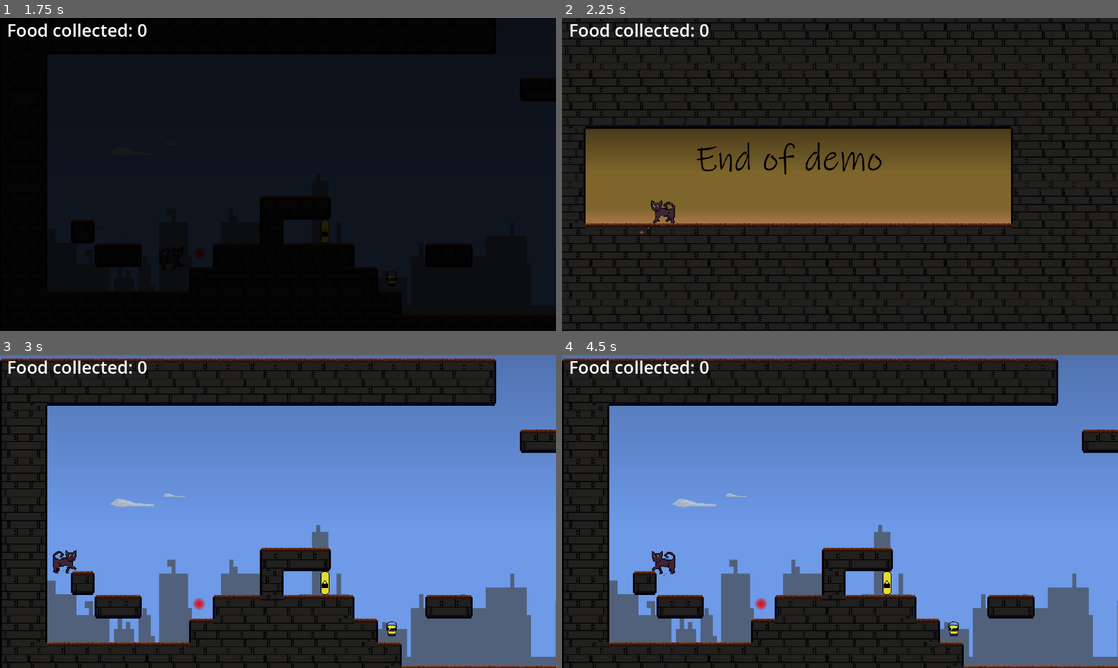
Above: before the commit, frames 1-4 (two rows, left to right).
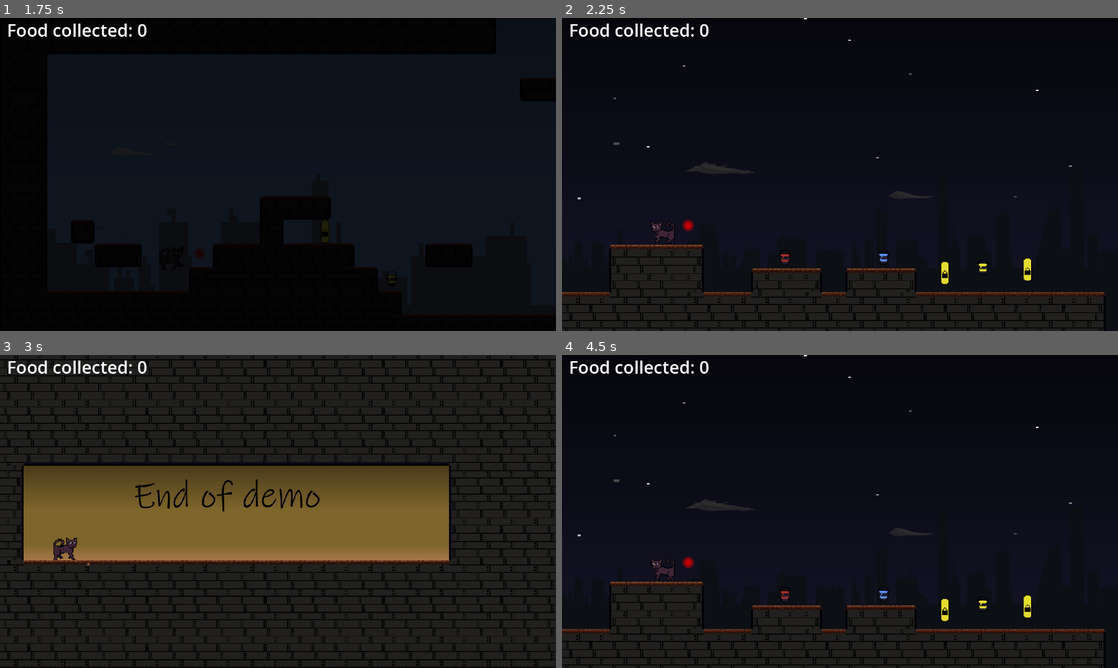
Above: after the commit, the same moments.

Repository: GillianZech/color-cat
Game: Godot game, scene res://Scenes/scene_controller.tscn
Same seed, same stepped clock (60 frames per second), same inputs: the game is played once before the commit and once after it.
Inputs:
- Up to frame 1 (1.75 s): tap Enter at 0.5 s; hold D (move_right) from 0.53 s (still down); tap Alt (dev) at 0.6, 1.35 s; tap W (move_up) at 0.77, 1.52 s
- Up to frame 2 (2.25 s): release D (move_right) at 2.03 s; hold A (move_left) from 2.03 s (still down); tap Alt (dev) at 2.1 s
- Up to frame 3 (3 s): release A (move_left) at 2.78 s; hold D (move_right) from 2.78 s (still down); tap Alt (dev) at 2.85 s
- Up to frame 4 (4.5 s): tap W (move_up) at 3.02, 3.77 s; tap Alt (dev) at 3.6, 4.35 s; release D (move_right) at 4.28 s; hold A (move_left) from 4.28 s (still down)

Frame 1 is identical in both runs. In frame 2, 39% of the frame differs, in the area x 0-100%, y 0-100%; in frame 3, 75%; in frame 4, 79%.

Commit message:
Tried automating the lasers but failed

Diff:
--- a/color_cat/Code/CharacterBody2D.gd
+++ b/color_cat/Code/CharacterBody2D.gd
@@ -17,6 +17,7 @@
 @onready var JUMP_AUDIO = $JumpAudio
 @onready var WALK_AUDIO = $WalkAudio
 @onready var CURRENT_LASER = 0
+@onready var LASER_COUNT
 
 #@export var DOORS_PARENT: Node2D
 #@onready var DOORS_PARENT: Node2D
@@ -38,6 +39,7 @@
 	if get_parent().get_node("EndArea"):
 		get_parent().get_node("EndArea").visible = false
 	CURRENT_LASER = 0
+	LASER_COUNT = 0
 	FOOD_COUNT = 0
 	get_parent().get_parent().get_node("HUD").update_score(FOOD_COUNT, false)
 
@@ -61,6 +63,7 @@
 		LASERS = get_parent().get_node("Lasers").get_children()
 		for laser in LASERS:
 			laser.visible = false
+			LASER_COUNT+=1 # won't change throughout the level but will be different by level
 		get_parent().get_node("Lasers").get_child(0).visible = true
 	else:
 		LASERS = []
--- a/color_cat/Scenes/Laser.gd
+++ b/color_cat/Scenes/Laser.gd
@@ -1,7 +1,5 @@
 extends Area2D
 @onready var LASER_SPRITE = $LaserSprite
-
-
 
 # Called when the node enters the scene tree for the first time.
 func _ready():
@@ -18,10 +16,9 @@
 	if visible:
 		$AudioStreamPlayer2D.play()
 		$AnimationPlayer.play("move") # will be invisible at end of animation
-		#visible = false
+		#_move(body)
 		set_collision_layer_value(6, 0)
 		set_collision_mask_value(1, 0)
-		# wait for a 0.5 second timer somehow
 		var timer : Timer = Timer.new()
 		add_child(timer)
 		timer.wait_time = 0.55
@@ -35,9 +32,29 @@
 			#body.CURRENT_LASER += 1
 			#body.get_parent().get_node("Lasers").get_child(body.CURRENT_LASER).visible = true
 
+@onready var cat = self.get_parent().get_parent().get_node("Cat")
 func _on_timer_timeout():
-	if get_parent().get_parent().get_node("Cat").CURRENT_LASER >= 3:
+	if cat.CURRENT_LASER >= cat.LASER_COUNT - 1:
 		get_parent().get_parent().get_node("EndArea").visible = true
 	else:
-		get_parent().get_parent().get_node("Cat").CURRENT_LASER += 1
-		get_parent().get_child(get_parent().get_parent().get_node("Cat").CURRENT_LASER).visible = true
+		cat.CURRENT_LASER += 1
+		get_parent().get_child(cat.CURRENT_LASER).visible = true
+
+#func _move(cat):
+	#var animPlayer = AnimationPlayer.new()
+	#add_child(animPlayer)
+	#var lib : AnimationLibrary = AnimationLibrary.new()
+	#var next = Animation.new()
+	#lib.add_animation("next", next)
+	#animPlayer.add_animation_library("lib", lib)
+	#
+	#
+	#next.add_track(0)
+	#next.length = 0.55
+	#var path = String(self.get_path()) + ":position"
+	#next.track_set_path(0, path)
+	#next.track_insert_key(0, 0.0, 1)
+	#next.track_insert_key(0, 100.0, 3)
+	#next.track_insert_key(0, 200.0, 5)
+	#next.track_insert_key(0, 300.0, 7)
+	#animPlayer.play("next")
--- a/color_cat/Scenes/Level2.tscn
+++ b/color_cat/Scenes/Level2.tscn
@@ -1464,7 +1464,7 @@
 
 [node name="EndArea" parent="." instance=ExtResource("10_hxe7t")]
 position = Vector2(1314, -351)
-NEXT_LEVEL = "Level4"
+NEXT_LEVEL = "Level3"
 
 [node name="Lasers" type="Node2D" parent="."]
 z_index = 3
--- a/color_cat/Scenes/Level3.tscn
+++ b/color_cat/Scenes/Level3.tscn
@@ -23,6 +23,7 @@
 [ext_resource type="AudioStream" uid="uid://b5y1fgkb5iplb" path="res://Sounds/weramp.ogg" id="18_is7o5"]
 [ext_resource type="Texture2D" uid="uid://dgeucs74gx5il" path="res://Assets/background/SCS_Clouds_Nighttime_03.png" id="20_hpbw4"]
 [ext_resource type="Texture2D" uid="uid://b4rsfcyk15aif" path="res://Assets/background/SCS_Clouds_Nighttime_02.png" id="21_gx0y6"]
+[ext_resource type="AudioStream" uid="uid://c0lpt3ae8jucd" path="res://Sounds/laser.ogg" id="24_qfr1a"]
 
 [sub_resource type="TileSetAtlasSource" id="TileSetAtlasSource_mpuo8"]
 texture = ExtResource("1_8v8o4")
@@ -337,7 +338,95 @@
 "speed": 5.0
 }]
 
-[sub_resource type="CircleShape2D" id="CircleShape2D_kym63"]
+[sub_resource type="RectangleShape2D" id="RectangleShape2D_7egkx"]
+size = Vector2(20, 61)
+
+[sub_resource type="AtlasTexture" id="AtlasTexture_fm8pv"]
+atlas = ExtResource("10_iiikw")
+region = Rect2(0, 32, 32, 32)
+
+[sub_resource type="AtlasTexture" id="AtlasTexture_fewpu"]
+atlas = ExtResource("10_iiikw")
+region = Rect2(0, 0, 32, 32)
+
+[sub_resource type="AtlasTexture" id="AtlasTexture_6l84v"]
+atlas = ExtResource("10_iiikw")
+region = Rect2(32, 0, 32, 32)
+
+[sub_resource type="SpriteFrames" id="SpriteFrames_rv3x1"]
+animations = [{
+"frames": [{
+"duration": 1.0,
+"texture": SubResource("AtlasTexture_fm8pv")
+}],
+"loop": true,
+"name": &"idle",
+"speed": 5.0
+}, {
+"frames": [{
+"duration": 1.0,
+"texture": SubResource("AtlasTexture_fewpu")
+}, {
+"duration": 1.0,
+"texture": SubResource("AtlasTexture_6l84v")
+}],
+"loop": false,
+"name": &"unlock",
+"speed": 5.0
+}]
+
+[sub_resource type="AtlasTexture" id="AtlasTexture_ohh4f"]
+atlas = ExtResource("11_7j707")
+region = Rect2(0, 32, 32, 32)
+
+[sub_resource type="AtlasTexture" id="AtlasTexture_sfaqb"]
+atlas = ExtResource("11_7j707")
+region = Rect2(0, 0, 32, 32)
+
+[sub_resource type="AtlasTexture" id="AtlasTexture_yoj3e"]
+atlas = ExtResource("11_7j707")
+region = Rect2(32, 0, 32, 32)
+
+[sub_resource type="AtlasTexture" id="AtlasTexture_5txti"]
+atlas = ExtResource("11_7j707")
+region = Rect2(64, 0, 32, 32)
+
+[sub_resource type="AtlasTexture" id="AtlasTexture_ublc7"]
+atlas = ExtResource("11_7j707")
+region = Rect2(96, 0, 32, 32)
+
+[sub_resource type="SpriteFrames" id="SpriteFrames_kpvmu"]
+animations = [{
+"frames": [{
+"duration": 1.0,
+"texture": SubResource("AtlasTexture_ohh4f")
+}],
+"loop": true,
+"name": &"idle",
+"speed": 5.0
+}, {
+"frames": [{
+"duration": 1.0,
+"texture": SubResource("AtlasTexture_sfaqb")
+}, {
+"duration": 1.0,
+"texture": SubResource("AtlasTexture_yoj3e")
+}, {
+"duration": 1.0,
+"texture": SubResource("AtlasTexture_5txti")
+}, {
+"duration": 1.0,
+"texture": SubResource("AtlasTexture_ublc7")
+}],
+"loop": false,
+"name": &"lock",
+"speed": 5.0
+}]
+
+[sub_resource type="RectangleShape2D" id="RectangleShape2D_6kv2k"]
+size = Vector2(443.766, 162.5)
+
+[sub_resource type="CircleShape2D" id="CircleShape2D_urnup"]
 radius = 13.0384
 
 [sub_resource type="AtlasTexture" id="AtlasTexture_umd7g"]
@@ -471,92 +560,7 @@
 "collect": SubResource("Animation_mylwv")
 }
 
-[sub_resource type="RectangleShape2D" id="RectangleShape2D_7egkx"]
-size = Vector2(20, 61)
-
-[sub_resource type="AtlasTexture" id="AtlasTexture_fm8pv"]
-atlas = ExtResource("10_iiikw")
-region = Rect2(0, 32, 32, 32)
-
-[sub_resource type="AtlasTexture" id="AtlasTexture_fewpu"]
-atlas = ExtResource("10_iiikw")
-region = Rect2(0, 0, 32, 32)
-
-[sub_resource type="AtlasTexture" id="AtlasTexture_6l84v"]
-atlas = ExtResource("10_iiikw")
-region = Rect2(32, 0, 32, 32)
-
-[sub_resource type="SpriteFrames" id="SpriteFrames_rv3x1"]
-animations = [{
-"frames": [{
-"duration": 1.0,
-"texture": SubResource("AtlasTexture_fm8pv")
-}],
-"loop": true,
-"name": &"idle",
-"speed": 5.0
-}, {
-"frames": [{
-"duration": 1.0,
-"texture": SubResource("AtlasTexture_fewpu")
-}, {
-"duration": 1.0,
-"texture": SubResource("AtlasTexture_6l84v")
-}],
-"loop": false,
-"name": &"unlock",
-"speed": 5.0
-}]
-
-[sub_resource type="AtlasTexture" id="AtlasTexture_ohh4f"]
-atlas = ExtResource("11_7j707")
-region = Rect2(0, 32, 32, 32)
-
-[sub_resource type="AtlasTexture" id="AtlasTexture_sfaqb"]
-atlas = ExtResource("11_7j707")
-region = Rect2(0, 0, 32, 32)
-
-[sub_resource type="AtlasTexture" id="AtlasTexture_yoj3e"]
-atlas = ExtResource("11_7j707")
-region = Rect2(32, 0, 32, 32)
-
-[sub_resource type="AtlasTexture" id="AtlasTexture_5txti"]
-atlas = ExtResource("11_7j707")
-region = Rect2(64, 0, 32, 32)
-
-[sub_resource type="AtlasTexture" id="AtlasTexture_ublc7"]
-atlas = ExtResource("11_7j707")
-region = Rect2(96, 0, 32, 32)
-
-[sub_resource type="SpriteFrames" id="SpriteFrames_kpvmu"]
-animations = [{
-"frames": [{
-"duration": 1.0,
-"texture": SubResource("AtlasTexture_ohh4f")
-}],
-"loop": true,
-"name": &"idle",
-"speed": 5.0
-}, {
-"frames": [{
-"duration": 1.0,
-"texture": SubResource("AtlasTexture_sfaqb")
-}, {
-"duration": 1.0,
-"texture": SubResource("AtlasTexture_yoj3e")
-}, {
-"duration": 1.0,
-"texture": SubResource("AtlasTexture_5txti")
-}, {
-"duration": 1.0,
-"texture": SubResource("AtlasTexture_ublc7")
-}],
-"loop": false,
-"name": &"lock",
-"speed": 5.0
-}]
-
-[sub_resource type="CircleShape2D" id="CircleShape2D_x1vt5"]
+[sub_resource type="CircleShape2D" id="CircleShape2D_nb41u"]
 radius = 11.0
 
 [sub_resource type="AtlasTexture" id="AtlasTexture_jrswt"]
@@ -630,9 +634,6 @@
 "speed": 10.0
 }]
 
-[sub_resource type="RectangleShape2D" id="RectangleShape2D_6kv2k"]
-size = Vector2(443.766, 162.5)
-
 [node name="Level3" type="Node2D"]
 
 [node name="ScsBackgroundNighttime01" type="Sprite2D" parent="."]
@@ -669,147 +670,65 @@
 [node name="Cat" parent="." instance=ExtResource("2_i2ybn")]
 position = Vector2(225, 165)
 
-[node name="PaintBucket" type="Area2D" parent="."]
-position = Vector2(604, 289)
-scale = Vector2(0.672262, 0.813744)
+[node name="Buckets" type="Node2D" parent="."]
+position = Vector2(342, 205)
+scale = Vector2(1.5, 1.5)
+
+[node name="PaintBucket" type="Area2D" parent="Buckets"]
+position = Vector2(174.667, 56)
+scale = Vector2(0.448175, 0.542496)
 collision_layer = 4
 script = ExtResource("5_k8fq5")
 
-[node name="CollisionShape2D" type="CollisionShape2D" parent="PaintBucket"]
+[node name="CollisionShape2D" type="CollisionShape2D" parent="Buckets/PaintBucket"]
 shape = SubResource("CircleShape2D_hgufp")
 
-[node name="BucketSprite" type="AnimatedSprite2D" parent="PaintBucket"]
+[node name="BucketSprite" type="AnimatedSprite2D" parent="Buckets/PaintBucket"]
 scale = Vector2(2, 1.8)
 sprite_frames = SubResource("SpriteFrames_7l5dr")
 animation = &"idle"
 
-[node name="BucketSplashAudio" type="AudioStreamPlayer2D" parent="PaintBucket"]
+[node name="BucketSplashAudio" type="AudioStreamPlayer2D" parent="Buckets/PaintBucket"]
 stream = ExtResource("7_8tosj")
 
-[node name="PaintBucket2" type="Area2D" parent="."]
-position = Vector2(871, 288)
-scale = Vector2(0.47, 0.645)
+[node name="PaintBucket2" type="Area2D" parent="Buckets"]
+position = Vector2(352.667, 55.3333)
+scale = Vector2(0.313333, 0.43)
 collision_layer = 4
 script = ExtResource("5_k8fq5")
 COLOR = "Blue"
 
-[node name="CollisionShape2D" type="CollisionShape2D" parent="PaintBucket2"]
+[node name="CollisionShape2D" type="CollisionShape2D" parent="Buckets/PaintBucket2"]
 position = Vector2(0.000171661, 3.8743e-07)
 scale = Vector2(1, 0.877517)
 shape = SubResource("CircleShape2D_8u6su")
 
-[node name="BucketSprite" type="AnimatedSprite2D" parent="PaintBucket2"]
+[node name="BucketSprite" type="AnimatedSprite2D" parent="Buckets/PaintBucket2"]
 position = Vector2(0.000108898, 1.84774e-05)
 scale = Vector2(2.851, 2.28222)
 sprite_frames = SubResource("SpriteFrames_jefux")
 animation = &"idle"
 
-[node name="BucketSplashAudio" type="AudioStreamPlayer2D" parent="PaintBucket2"]
+[node name="BucketSplashAudio" type="AudioStreamPlayer2D" parent="Buckets/PaintBucket2"]
 stream = ExtResource("7_8tosj")
 
-[node name="PaintBucket3" type="Area2D" parent="."]
-position = Vector2(1140, 315)
-scale = Vector2(0.672262, 0.813744)
+[node name="PaintBucket3" type="Area2D" parent="Buckets"]
+position = Vector2(532, 73.3333)
+scale = Vector2(0.448175, 0.542496)
 collision_layer = 4
 script = ExtResource("5_k8fq5")
 COLOR = "Yellow"
 
-[node name="CollisionShape2D" type="CollisionShape2D" parent="PaintBucket3"]
+[node name="CollisionShape2D" type="CollisionShape2D" parent="Buckets/PaintBucket3"]
 shape = SubResource("CircleShape2D_hgufp")
 
-[node name="BucketSprite" type="AnimatedSprite2D" parent="PaintBucket3"]
+[node name="BucketSprite" type="AnimatedSprite2D" parent="Buckets/PaintBucket3"]
 scale = Vector2(2, 1.8)
 sprite_frames = SubResource("SpriteFrames_31c2n")
 animation = &"idle"
 
-[node name="BucketSplashAudio" type="AudioStreamPlayer2D" parent="PaintBucket3"]
+[node name="BucketSplashAudio" type="AudioStreamPlayer2D" parent="Buckets/PaintBucket3"]
 stream = ExtResource("7_8tosj")
-
-[node name="Food" type="Node2D" parent="."]
-
-[node name="Can" type="Area2D" parent="Food" groups=["food"]]
-position = Vector2(802, 144)
-collision_layer = 8
-script = ExtResource("3_yt2no")
-
-[node name="CollisionShape2D" type="CollisionShape2D" parent="Food/Can"]
-shape = SubResource("CircleShape2D_kym63")
-debug_color = Color(0.960784, 1, 0.054902, 0.47451)
-
-[node name="FoodSprite" type="AnimatedSprite2D" parent="Food/Can"]
-sprite_frames = SubResource("SpriteFrames_kb2x5")
-animation = &"idle"
-
-[node name="AnimationPlayer" type="AnimationPlayer" parent="Food/Can"]
-libraries = {
-"": SubResource("AnimationLibrary_a0npr")
-}
-
-[node name="CollectSound" type="AudioStreamPlayer2D" parent="Food/Can"]
-stream = ExtResource("14_kmpra")
-
-[node name="Can2" type="Area2D" parent="Food" groups=["food"]]
-position = Vector2(806, 291)
-collision_layer = 8
-script = ExtResource("3_yt2no")
-
-[node name="CollisionShape2D" type="CollisionShape2D" parent="Food/Can2"]
-shape = SubResource("CircleShape2D_kym63")
-debug_color = Color(0.960784, 1, 0.054902, 0.47451)
-
-[node name="FoodSprite" type="AnimatedSprite2D" parent="Food/Can2"]
-sprite_frames = SubResource("SpriteFrames_kb2x5")
-animation = &"idle"
-
-[node name="AnimationPlayer" type="AnimationPlayer" parent="Food/Can2"]
-libraries = {
-"": SubResource("AnimationLibrary_a0npr")
-}
-
-[node name="CollectSound" type="AudioStreamPlayer2D" parent="Food/Can2"]
-stream = ExtResource("14_kmpra")
-
-[node name="Can3" type="Area2D" parent="Food" groups=["food"]]
-position = Vector2(1475, -159)
-collision_layer = 8
-script = ExtResource("3_yt2no")
-
-[node name="CollisionShape2D" type="CollisionShape2D" parent="Food/Can3"]
-shape = SubResource("CircleShape2D_kym63")
-debug_color = Color(0.960784, 1, 0.054902, 0.47451)
-
-[node name="FoodSprite" type="AnimatedSprite2D" parent="Food/Can3"]
-sprite_frames = SubResource("SpriteFrames_kb2x5")
-animation = &"idle"
-
-[node name="AnimationPlayer" type="AnimationPlayer" parent="Food/Can3"]
-libraries = {
-"": SubResource("AnimationLibrary_a0npr")
-}
-
-[node name="CollectSound" type="AudioStreamPlayer2D" parent="Food/Can3"]
-stream = ExtResource("14_kmpra")
-
-[node name="Can4" type="Area2D" parent="Food" groups=["food"]]
-position = Vector2(228, -40)
-collision_layer = 8
-script = ExtResource("3_yt2no")
-
-[node name="CollisionShape2D" type="CollisionShape2D" parent="Food/Can4"]
-shape = SubResource("CircleShape2D_kym63")
-debug_color = Color(0.960784, 1, 0.054902, 0.47451)
-
-[node name="FoodSprite" type="AnimatedSprite2D" parent="Food/Can4"]
-sprite_frames = SubResource("SpriteFrames_kb2x5")
-animation = &"idle"
-
-[node name="AnimationPlayer" type="AnimationPlayer" parent="Food/Can4"]
-libraries = {
-"": SubResource("AnimationLibrary_a0npr")
-}
-
-[node name="CollectSound" type="AudioStreamPlayer2D" parent="Food/Can4"]
-stream = ExtResource("14_kmpra")
 
 [node name="EndArea" parent="." instance=ExtResource("14_e5de3")]
 position = Vector2(454, 323)
@@ -872,61 +791,6 @@
 
 [node name="UnlockAudio" type="AudioStreamPlayer2D" parent="Doors/StaticBody2D2"]
 stream = ExtResource("13_jd32b")
-
-[node name="Lasers" type="Node2D" parent="."]
-z_index = 3
-
-[node name="Laser" type="Area2D" parent="Lasers"]
-position = Vector2(297, 210)
-scale = Vector2(1.5, 1.5)
-collision_layer = 32
-script = ExtResource("15_q3bb4")
-
-[node name="CollisionShape2D" type="CollisionShape2D" parent="Lasers/Laser"]
-shape = SubResource("CircleShape2D_x1vt5")
-
-[node name="LaserSprite" type="AnimatedSprite2D" parent="Lasers/Laser"]
-sprite_frames = SubResource("SpriteFrames_bnlv1")
-animation = &"idle"
-
-[node name="Laser2" type="Area2D" parent="Lasers"]
-position = Vector2(360, 216)
-scale = Vector2(1.5, 1.5)
-collision_layer = 32
-script = ExtResource("15_q3bb4")
-
-[node name="CollisionShape2D" type="CollisionShape2D" parent="Lasers/Laser2"]
-shape = SubResource("CircleShape2D_x1vt5")
-
-[node name="LaserSprite" type="AnimatedSprite2D" parent="Lasers/Laser2"]
-sprite_frames = SubResource("SpriteFrames_bnlv1")
-animation = &"idle"
-
-[node name="Laser3" type="Area2D" parent="Lasers"]
-position = Vector2(409, 248)
-scale = Vector2(1.5, 1.5)
-collision_layer = 32
-script = ExtResource("15_q3bb4")
-
-[node name="CollisionShape2D" type="CollisionShape2D" parent="Lasers/Laser3"]
-shape = SubResource("CircleShape2D_x1vt5")
-
-[node name="LaserSprite" type="AnimatedSprite2D" parent="Lasers/Laser3"]
-sprite_frames = SubResource("SpriteFrames_bnlv1")
-animation = &"idle"
-
-[node name="Laser4" type="Area2D" parent="Lasers"]
-position = Vector2(533, 286)
-scale = Vector2(1.5, 1.5)
-collision_layer = 32
-script = ExtResource("15_q3bb4")
-
-[node name="CollisionShape2D" type="CollisionShape2D" parent="Lasers/Laser4"]
-shape = SubResource("CircleShape2D_x1vt5")
-
-[node name="LaserSprite" type="AnimatedSprite2D" parent="Lasers/Laser4"]
-sprite_frames = SubResource("SpriteFrames_bnlv1")
-animation = &"idle"
 
 [node name="DeathPlane" type="Area2D" parent="."]
 position = Vector2(2527, 503)
@@ -943,15 +807,163 @@
 [node name="Death" type="AudioStreamPlayer2D" parent="DeathPlane"]
 stream = ExtResource("18_is7o5")
 
-[connection signal="body_entered" from="PaintBucket" to="PaintBucket" method="_on_body_entered"]
-[connection signal="body_entered" from="PaintBucket2" to="PaintBucket2" method="_on_body_entered"]
-[connection signal="body_entered" from="PaintBucket3" to="PaintBucket3" method="_on_body_entered"]
+[node name="Food" type="Node2D" parent="."]
+
+[node name="Can" type="Area2D" parent="Food" groups=["food"]]
+position = Vector2(802, 144)
+collision_layer = 8
+script = ExtResource("3_yt2no")
+
+[node name="CollisionShape2D" type="CollisionShape2D" parent="Food/Can"]
+shape = SubResource("CircleShape2D_urnup")
+debug_color = Color(0.960784, 1, 0.054902, 0.47451)
+
+[node name="FoodSprite" type="AnimatedSprite2D" parent="Food/Can"]
+sprite_frames = SubResource("SpriteFrames_w511a")
+animation = &"idle"
+
+[node name="AnimationPlayer" type="AnimationPlayer" parent="Food/Can"]
+libraries = {
+"": SubResource("AnimationLibrary_a0npr")
+}
+
+[node name="CollectSound" type="AudioStreamPlayer2D" parent="Food/Can"]
+stream = ExtResource("14_kmpra")
+
+[node name="Can2" type="Area2D" parent="Food" groups=["food"]]
+position = Vector2(806, 291)
+collision_layer = 8
+script = ExtResource("3_yt2no")
+
+[node name="CollisionShape2D" type="CollisionShape2D" parent="Food/Can2"]
+shape = SubResource("CircleShape2D_urnup")
+debug_color = Color(0.960784, 1, 0.054902, 0.47451)
+
+[node name="FoodSprite" type="AnimatedSprite2D" parent="Food/Can2"]
+sprite_frames = SubResource("SpriteFrames_w511a")
+animation = &"idle"
+
+[node name="AnimationPlayer" type="AnimationPlayer" parent="Food/Can2"]
+libraries = {
+"": SubResource("AnimationLibrary_a0npr")
+}
+
+[node name="CollectSound" type="AudioStreamPlayer2D" parent="Food/Can2"]
+stream = ExtResource("14_kmpra")
+
+[node name="Can3" type="Area2D" parent="Food" groups=["food"]]
+position = Vector2(1475, -159)
+collision_layer = 8
+script = ExtResource("3_yt2no")
+
+[node name="CollisionShape2D" type="CollisionShape2D" parent="Food/Can3"]
+shape = SubResource("CircleShape2D_urnup")
+debug_color = Color(0.960784, 1, 0.054902, 0.47451)
+
+[node name="FoodSprite" type="AnimatedSprite2D" parent="Food/Can3"]
+sprite_frames = SubResource("SpriteFrames_w511a")
+animation = &"idle"
+
+[node name="AnimationPlayer" type="AnimationPlayer" parent="Food/Can3"]
+libraries = {
+"": SubResource("AnimationLibrary_a0npr")
+}
+
+[node name="CollectSound" type="AudioStreamPlayer2D" parent="Food/Can3"]
+stream = ExtResource("14_kmpra")
+
+[node name="Can4" type="Area2D" parent="Food" groups=["food"]]
+position = Vector2(228, -40)
+collision_layer = 8
+script = ExtResource("3_yt2no")
+
+[node name="CollisionShape2D" type="CollisionShape2D" parent="Food/Can4"]
+shape = SubResource("CircleShape2D_urnup")
+debug_color = Color(0.960784, 1, 0.054902, 0.47451)
+
+[node name="FoodSprite" type="AnimatedSprite2D" parent="Food/Can4"]
+sprite_frames = SubResource("SpriteFrames_w511a")
+animation = &"idle"
+
+[node name="AnimationPlayer" type="AnimationPlayer" parent="Food/Can4"]
+libraries = {
+"": SubResource("AnimationLibrary_a0npr")
+}
+
+[node name="CollectSound" type="AudioStreamPlayer2D" parent="Food/Can4"]
+stream = ExtResource("14_kmpra")
+
+[node name="Can5" type="Area2D" parent="Food" groups=["food"]]
+position = Vector2(2850, 161)
+collision_layer = 8
+script = ExtResource("3_yt2no")
+
+[node name="CollisionShape2D" type="CollisionShape2D" parent="Food/Can5"]
+shape = SubResource("CircleShape2D_urnup")
+debug_color = Color(0.960784, 1, 0.054902, 0.47451)
+
+[node name="FoodSprite" type="AnimatedSprite2D" parent="Food/Can5"]
+sprite_frames = SubResource("SpriteFrames_w511a")
+animation = &"idle"
+
+[node name="AnimationPlayer" type="AnimationPlayer" parent="Food/Can5"]
+libraries = {
+"": SubResource("AnimationLibrary_a0npr")
+}
+
+[node name="CollectSound" type="AudioStreamPlayer2D" parent="Food/Can5"]
+stream = ExtResource("14_kmpra")
+
+[node name="Lasers" type="Node2D" parent="."]
+
+[node name="Laser" type="Area2D" parent="Lasers"]
+position = Vector2(342, 205)
+scale = Vector2(1.5, 1.5)
+collision_layer = 32
+script = ExtResource("15_q3bb4")
+
+[node name="CollisionShape2D" type="CollisionShape2D" parent="Lasers/Laser"]
+scale = Vector2(4, 4)
+shape = SubResource("CircleShape2D_nb41u")
+
+[node name="LaserSprite" type="AnimatedSprite2D" parent="Lasers/Laser"]
+sprite_frames = SubResource("SpriteFrames_mt6a1")
+animation = &"idle"
+
+[node name="AnimationPlayer" type="AnimationPlayer" parent="Lasers/Laser"]
+
+[node name="AudioStreamPlayer2D" type="AudioStreamPlayer2D" parent="Lasers/Laser"]
+stream = ExtResource("24_qfr1a")
+volume_db = -15.0
+
+[node name="Laser2" type="Area2D" parent="Lasers"]
+position = Vector2(499, 209)
+scale = Vector2(1.5, 1.5)
+collision_layer = 32
+script = ExtResource("15_q3bb4")
+
+[node name="CollisionShape2D" type="CollisionShape2D" parent="Lasers/Laser2"]
+scale = Vector2(4, 4)
+shape = SubResource("CircleShape2D_nb41u")
+
+[node name="LaserSprite" type="AnimatedSprite2D" parent="Lasers/Laser2"]
+sprite_frames = SubResource("SpriteFrames_mt6a1")
+animation = &"idle"
+
+[node name="AnimationPlayer" type="AnimationPlayer" parent="Lasers/Laser2"]
+
+[node name="AudioStreamPlayer2D" type="AudioStreamPlayer2D" parent="Lasers/Laser2"]
+stream = ExtResource("24_qfr1a")
+volume_db = -15.0
+
+[connection signal="body_entered" from="Buckets/PaintBucket" to="Buckets/PaintBucket" method="_on_body_entered"]
+[connection signal="body_entered" from="Buckets/PaintBucket2" to="Buckets/PaintBucket2" method="_on_body_entered"]
+[connection signal="body_entered" from="Buckets/PaintBucket3" to="Buckets/PaintBucket3" method="_on_body_entered"]
+[connection signal="body_entered" from="DeathPlane" to="DeathPlane" method="_on_body_entered"]
 [connection signal="body_entered" from="Food/Can" to="Food/Can" method="_on_body_entered"]
 [connection signal="body_entered" from="Food/Can2" to="Food/Can2" method="_on_body_entered"]
 [connection signal="body_entered" from="Food/Can3" to="Food/Can3" method="_on_body_entered"]
 [connection signal="body_entered" from="Food/Can4" to="Food/Can4" method="_on_body_entered"]
+[connection signal="body_entered" from="Food/Can5" to="Food/Can5" method="_on_body_entered"]
 [connection signal="body_entered" from="Lasers/Laser" to="Lasers/Laser" method="_on_body_entered"]
 [connection signal="body_entered" from="Lasers/Laser2" to="Lasers/Laser2" method="_on_body_entered"]
-[connection signal="body_entered" from="Lasers/Laser3" to="Lasers/Laser3" method="_on_body_entered"]
-[connection signal="body_entered" from="Lasers/Laser4" to="Lasers/Laser4" method="_on_body_entered"]
-[connection signal="body_entered" from="DeathPlane" to="DeathPlane" method="_on_body_entered"]
Not shown: 3 places in color_cat/Scenes/Level3.tscn that only renumber resources
